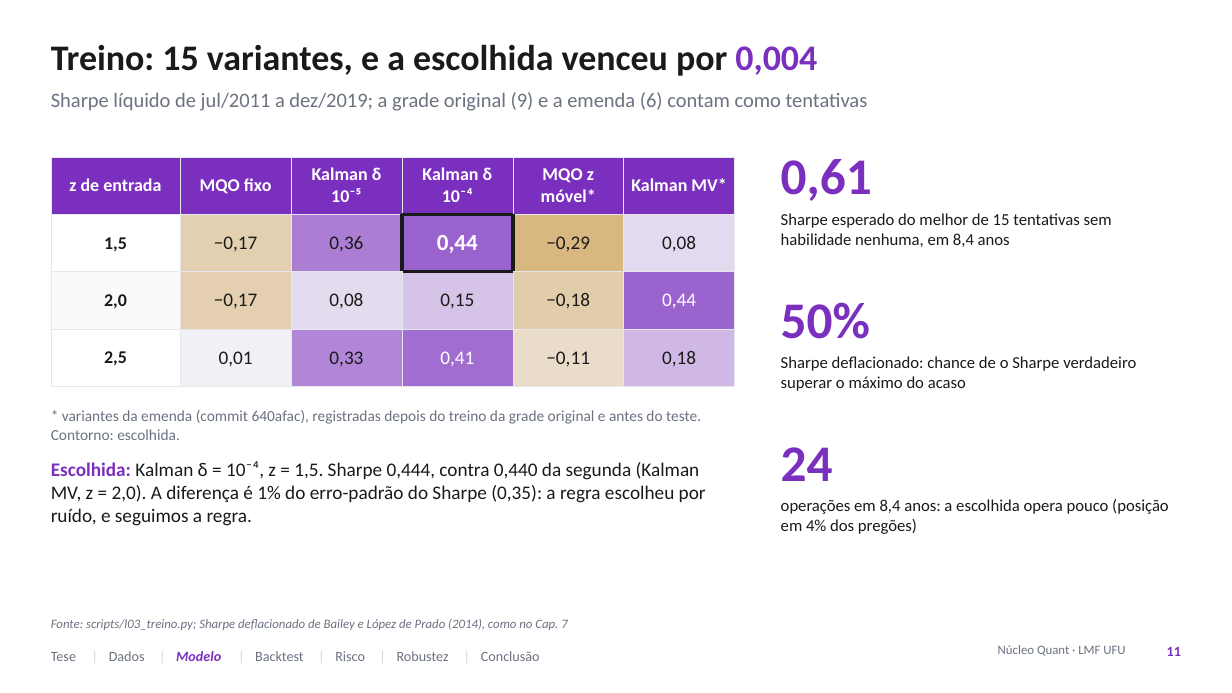
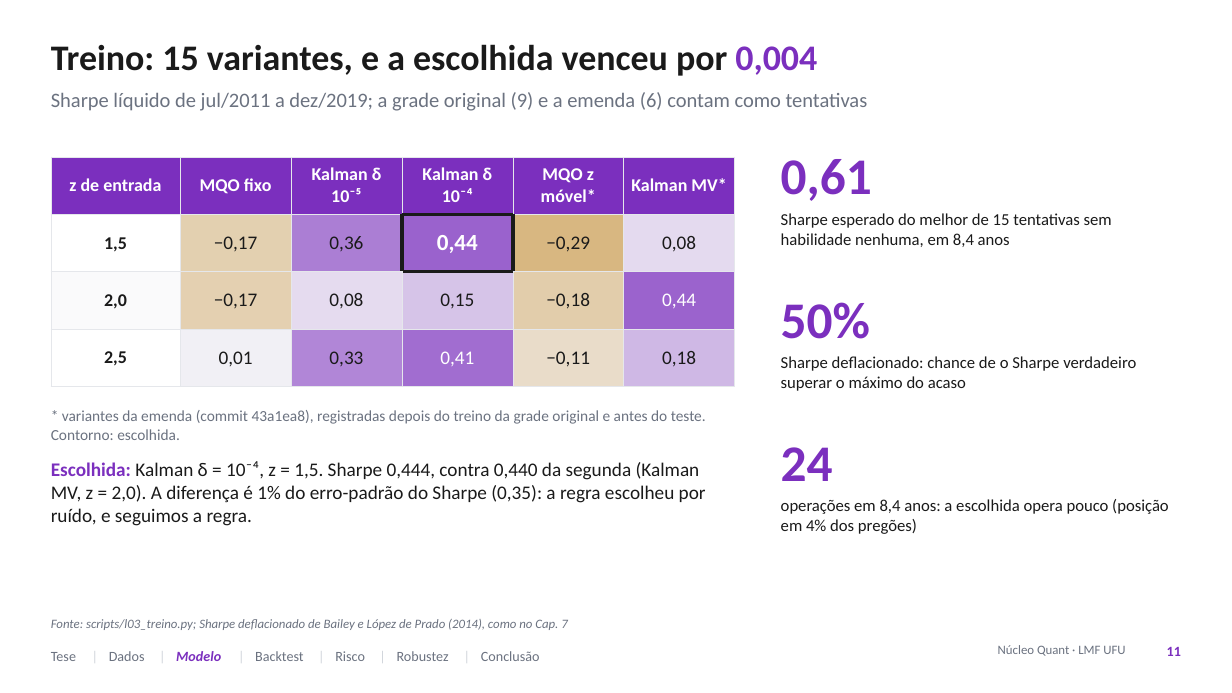
Before and after one commit to joaoemanuelzilli/quant-final-2026-2, a slide deck: slide 11 of slides/apresentacao_pares_b3.pptx. Drawn at 1232x693 pixels with LibreOffice and Linux fonts; fonts in the diff are those of the drawing; background and template pictures are left out. Boxes give left, top, right and bottom in pixels: in the first picture for what was removed or moved away, otherwise in the second. Text is boxed around its words. In the diff, an @@ line names an element or a change of style, - is before the commit and + after.

Commit message:
Atualiza os hashes dos commits no README e nos slides

```diff
--- a/slides/apresentacao_pares_b3.pptx
+++ b/slides/apresentacao_pares_b3.pptx
@@ text at (51,410,706,440): text changed @@
-* variantes da emenda (commit 640afac), registradas depois do treino da grade original e antes do teste. Contorno: escolhida.
+* variantes da emenda (commit 43a1ea8), registradas depois do treino da grade original e antes do teste. Contorno: escolhida.
```
Also in this commit, not shown: 2 other slides changed, 5 other files.
